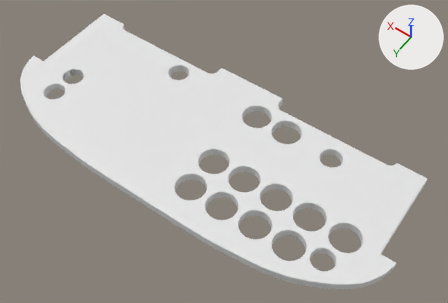
A saved change to the Blender file Blender/pa28-236-panel.blend.
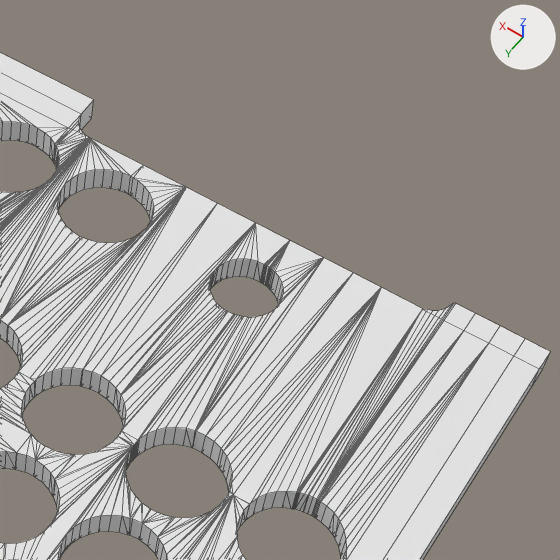
Each version appears first whole from a 50 mm camera at (-5.47, 6.75, 11.48) aimed at (-0.54, -0.15, 0.63), and next in a close-up on the part from 57% to 96% of the width and 22% to 81% of the height. The lights are fixed; the arrows at upper right show +X, +Y and +Z. The close-ups show mesh edges as thin lines.

The first close-up shows 'panel'.
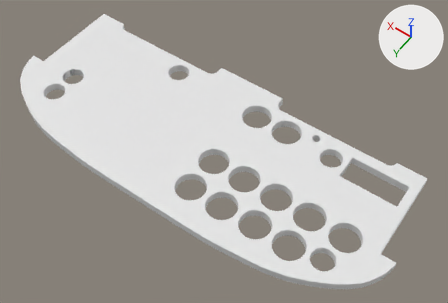
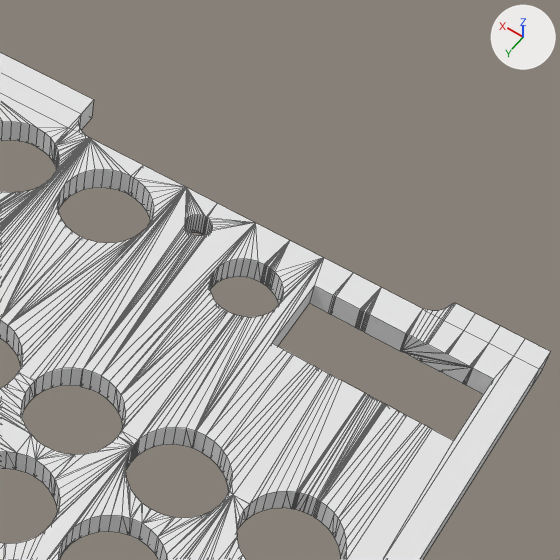
Edits to the bpy script that builds the scene:
```text
Change me_cube_011:
    used by ob_panel; location = (0.002, 0.057, 1.692)
    remove me_cube_011.from_pydata(...)  # 1964 vertices, 2799 faces; spans x -4.89..4.89, y -2.1..1.93, z -1.0..-0.8
    add me_cube_011.from_pydata(...)  # 2252 vertices, 3124 faces; spans x -4.89..4.89, y -2.1..1.93, z -1.0..-0.8
    me_cube_011 part 1: 288 vertices added at x -4.33..-2.0, y -1.61..-0.92, z -1.0..-0.8
```

What differs and where, as boxes (x1, y1, x2, y2) in the close-ups (560 x 560 px):
part 1 of me_cube_011, added
    after: (84, 187, 514, 560)
